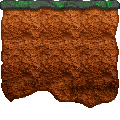
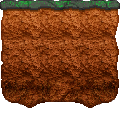
The second 120 x 120 image is a revision of the first. Changes to its layers:
painted on "images (1)" over [1, 80, 80, 108]
removed layer "Layer 9" (was soft light) over [1, 80, 80, 108]
removed layer "Layer 6" over [1, 80, 80, 108]
